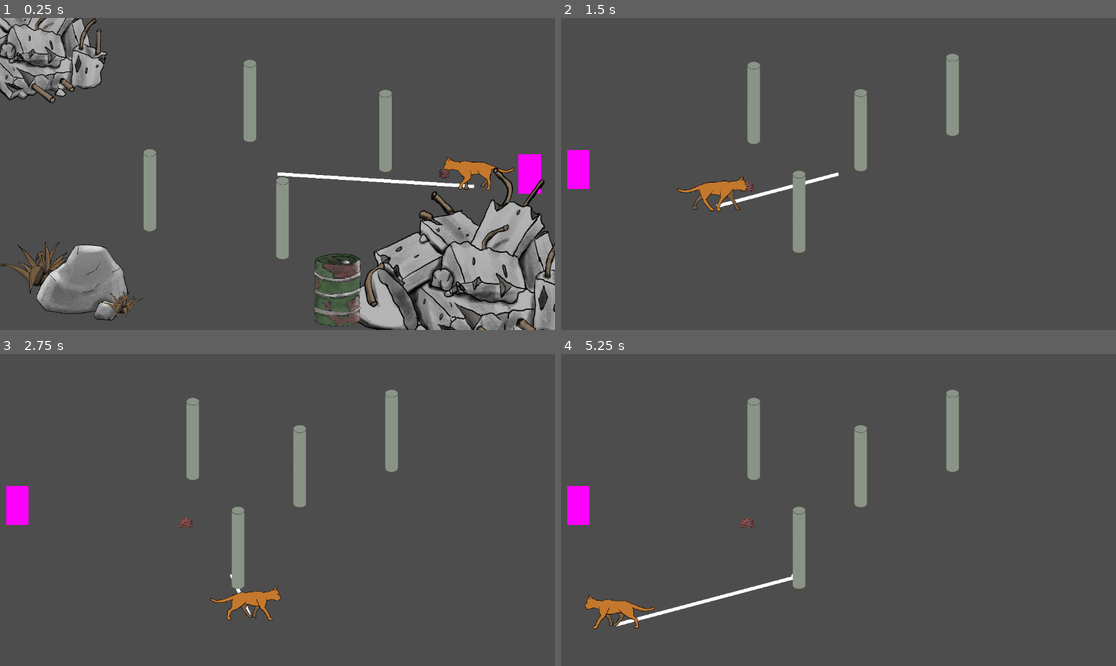
Above: before the commit, frames 1-4 (two rows, left to right).
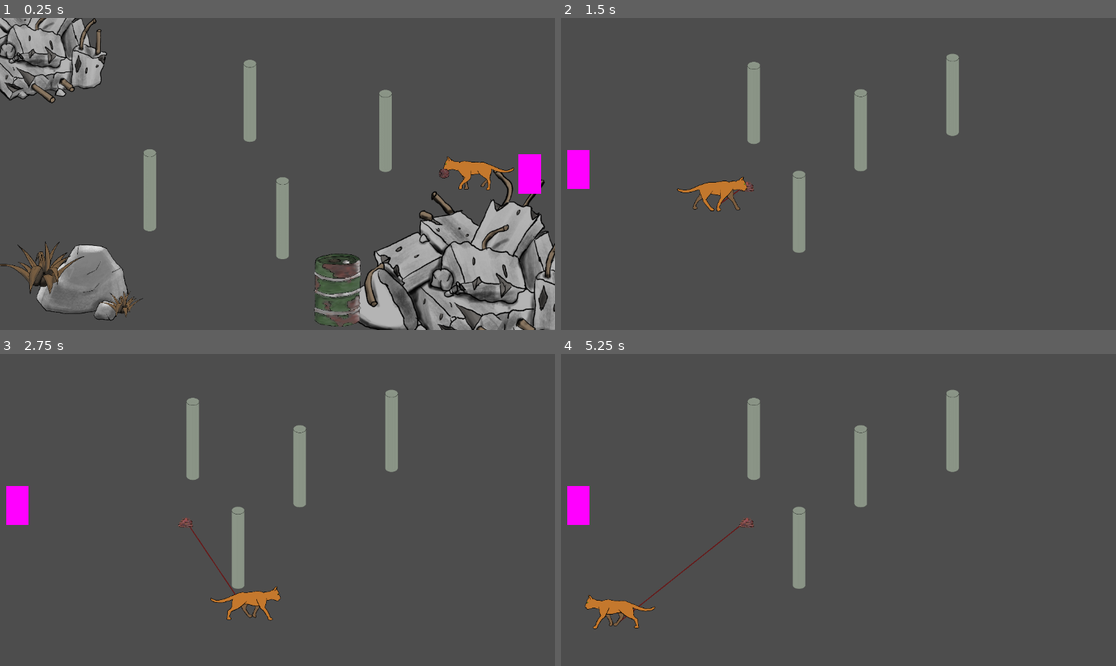
Above: after the commit, the same moments.

Repository: Flodurs/Godotwildjam63
Game: Godot game, scene res://szenen/Levels/level_1.tscn
The game is run twice, just before and just after one commit, with the same random seed, the same clock (stepped at 60 frames per second) and the same inputs.
Inputs:
- Up to frame 1 (0.25 s): no input
- Up to frame 2 (1.5 s): tap Enter at 0.5 s; hold D (mRight) 0.53-1.28 s; tap E (wolleInteraktion) at 0.6, 1.35 s; hold S (mDown) from 1.28 s (still down)
- Up to frame 3 (2.75 s): release S (mDown) at 2.03 s; hold D (mRight) from 2.03 s (still down); tap E (wolleInteraktion) at 2.1 s
- Up to frame 4 (5.25 s): release D (mRight) at 2.78 s; hold W (mUp) 2.78-3.53 s; tap E (wolleInteraktion) every 0.75 s from 2.85 to 5.1 s; hold A (mLeft) 3.53-5.03 s; hold S (mDown) from 5.03 s (still down)

The runs differ from the first frame. In frame 1, 0.6% of the frame differs, in the area x 7-98%, y 47-89%; in frame 2, 0.2%; in frame 3, less than 0.1%; in frame 4, 0.5%.

Commit message:
seil abrollen aufrllen und rot und aufheben

Diff:
--- a/szenen/entitys/katze.gd
+++ b/szenen/entitys/katze.gd
@@ -50,6 +50,7 @@
 		if(hatWolle):
 			dropWolle()
 			hatWolle = false
+			get_tree().get_nodes_in_group("SeilMain")[0].startWolling()
 		else:
 			hebeaufWolle()
 
@@ -71,3 +72,4 @@
 		w[0].position = Vector2.ZERO
 		w[0].set_texture(kneul_schmutz)
 		hatWolle = true
+		get_tree().get_nodes_in_group("SeilMain")[0].stopWolling()
--- a/szenen/level/Level.tscn
+++ b/szenen/level/Level.tscn
@@ -15,7 +15,6 @@
 zoom = Vector2(0.7, 0.7)
 
 [node name="Objects" type="Node2D" parent="."]
-y_sort_enabled = true
 
 [node name="Pillars" type="Node2D" parent="."]
 y_sort_enabled = true
--- a/szenen/objekte/colArea1.gd
+++ b/szenen/objekte/colArea1.gd
@@ -10,7 +10,8 @@
 
 
 
-
+func getGloPos() -> Vector2:
+	return global_position
 
 func _on_area_entered(area):
 	var groups = area.get_groups()
--- a/szenen/objekte/seil.gd
+++ b/szenen/objekte/seil.gd
@@ -5,7 +5,7 @@
 var dropPos = Vector2.ZERO
 var dropped = 1
 var conList = Array()
-var ziehtSeil:bool = true
+var ziehtSeil:bool = false
 var canAtt: bool = true
 
 var segment = SegmentShape2D.new()
@@ -15,12 +15,6 @@
 func _ready():
 	$dynLine/Area2D.monitorable = true
 
-	$dynLine.add_point(Vector2(0, 0))
-	$dynLine.add_point(get_tree().get_nodes_in_group("Katze")[0].global_position)
-
-	segment.a = $dynLine.get_point_position(0)
-	segment.b = $dynLine.get_point_position(1)
-	$dynLine/Area2D/CollisionShape2D.shape = segment
 
 
 func inputCollision(area):
@@ -31,6 +25,7 @@
 				addCon(conList[conList.size()-1], conList[conList.size()-2]) #addCon top 2 list
 		else:
 			conList.append(area)
+			addCon(conList[conList.size()-1], get_tree().get_nodes_in_group("Wolle")[0])
 
 		canAtt = false
 		$colTimer.start()
@@ -50,17 +45,18 @@
 
 # Called every frame. 'delta' is the elapsed time since the previous frame.
 func _process(_delta):
-	segment.a = $dynLine.get_point_position(0)
-	segment.b = $dynLine.get_point_position(1)
-	$dynLine/Area2D/CollisionShape2D.shape = segment
+	if ziehtSeil:
+		segment.a = $dynLine.get_point_position(0)
+		segment.b = $dynLine.get_point_position(1)
+		$dynLine/Area2D/CollisionShape2D.shape = segment
 
-	if ziehtSeil:
 		$dynLine.set_point_position(1, get_tree().get_nodes_in_group("Katze")[0].global_position)
 		if(conList.size() >= 1):
-			$dynLine.set_point_position(0, conList[conList.size()-1].global_position)
+			var con = conList.back()
+			$dynLine.set_point_position(0, con.getGloPos())
 
 		#abloes logik:
-		if(get_tree().get_nodes_in_group("Seilabschnitt").size() > 1):
+		if(get_tree().get_nodes_in_group("Seilabschnitt").size() >= 1):
 			var lastSeg =  get_tree().get_nodes_in_group("Seilabschnitt").back()
 			var vectLastSeg = -lastSeg.getVec()
 			var vecCurr = $dynLine.get_point_position(1) - $dynLine.get_point_position(0)
@@ -69,7 +65,7 @@
 			var lastAngle = vecZone.angle_to(vectLastSeg)
 			var currAngle = vecCurr.angle_to(vecZone)
 			var angle =  abs( (lastAngle) + (currAngle) )
-			print(Vector3(rad_to_deg(lastAngle),rad_to_deg(currAngle),rad_to_deg(angle)))
+#			print(Vector3(rad_to_deg(lastAngle),rad_to_deg(currAngle),rad_to_deg(angle)))
 			if(angle > deg_to_rad(182)):
 				abloesen()
 
@@ -78,11 +74,28 @@
 	print("abloesen")
 	conList.pop_back()
 	get_tree().get_nodes_in_group("Seilabschnitt")[get_tree().get_nodes_in_group("Seilabschnitt").size()-1].queue_free()
-	$dynLine.set_point_position(0, conList[conList.size()-1].global_position)
-
-
-
+	if conList.size() >0:
+		$dynLine.set_point_position(0, conList[conList.size()-1].global_position)
+	else:
+		$dynLine.set_point_position(0, get_tree().get_nodes_in_group("Wolle")[0].global_position)
 
 
 func _on_col_timer_timeout():
 	canAtt = true
+
+func startWolling():
+	$dynLine/Area2D.monitorable = true
+	$dynLine.add_point(get_tree().get_nodes_in_group("Wolle")[0].global_position)
+	$dynLine.add_point( get_tree().get_nodes_in_group("Katze")[0].global_position)
+
+	ziehtSeil = true
+
+
+func stopWolling():
+	ziehtSeil= false
+	$dynLine.remove_point(1)
+	$dynLine.remove_point(0)
+	for i in get_tree().get_nodes_in_group("Seilabschnitt"):
+		i.queue_free()
+	while conList.size() > 0:
+		conList.pop_back()
--- a/szenen/objekte/seil.tscn
+++ b/szenen/objekte/seil.tscn
@@ -6,10 +6,12 @@
 [sub_resource type="SegmentShape2D" id="SegmentShape2D_3308s"]
 b = Vector2(247, -9)
 
-[node name="Seil" type="Node2D" groups=["Seil"]]
+[node name="Seil" type="Node2D" groups=["Seil", "SeilMain"]]
 script = ExtResource("1_afdkj")
 
 [node name="dynLine" type="Line2D" parent="." groups=["Seil"]]
+width = 3.0
+default_color = Color(0.411765, 0.0901961, 0.0901961, 1)
 
 [node name="Area2D" type="Area2D" parent="dynLine" groups=["Seil"]]
 script = ExtResource("2_mr1gd")
--- a/szenen/objekte/seilabschnitt.tscn
+++ b/szenen/objekte/seilabschnitt.tscn
@@ -6,3 +6,5 @@
 script = ExtResource("1_0x70b")
 
 [node name="Line2D" type="Line2D" parent="."]
+width = 3.0
+default_color = Color(0.411765, 0.0901961, 0.0901961, 1)
Not shown: 1 places in szenen/Levels/level_1.tscn that only renumber resources
Not shown: 1 places in szenen/entitys/katze.tscn that only renumber resources
